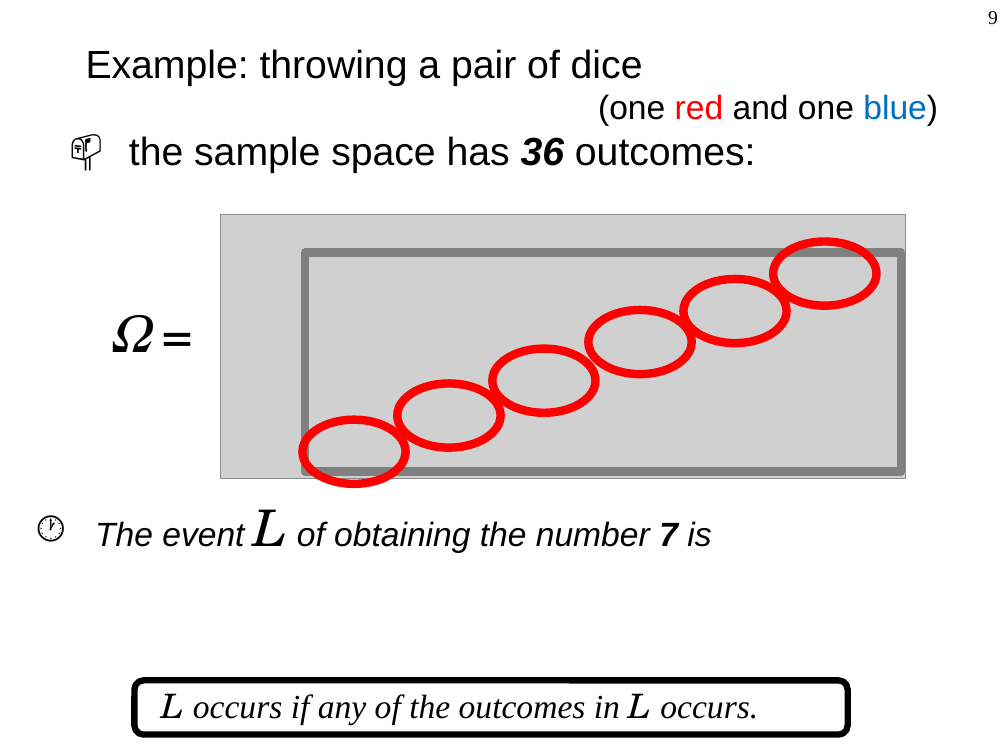
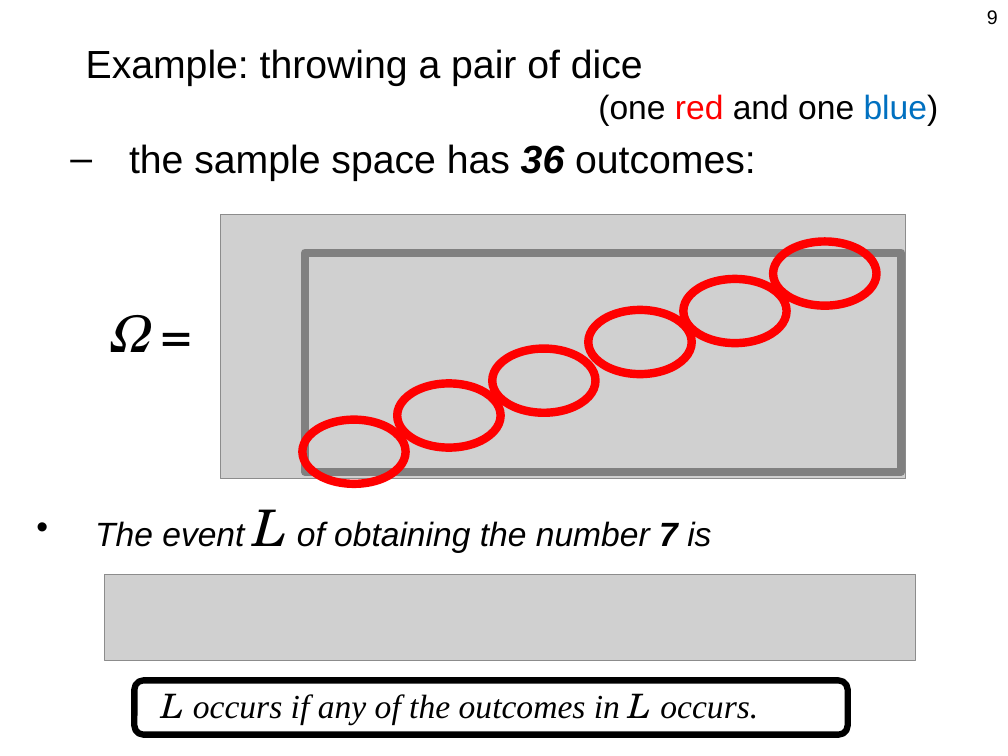
Before and after one commit to Berkeley-ME233/Berkeley-ME233.github.io, a slide deck: slide 9 of static/ME233_Sp16_L2_Probability_Intro.pptx. Drawn at 1008x756 pixels with LibreOffice and Linux fonts; fonts in the diff are those of the drawing; grey boxes stand for pictures. Boxes give left, top, right and bottom in pixels: in the first picture for what was removed or moved away, otherwise in the second. Text is boxed around its words. In the diff, an @@ line names an element or a change of style, - is before the commit and + after.

```diff
--- a/static/ME233_Sp16_L2_Probability_Intro.pptx
+++ b/static/ME233_Sp16_L2_Probability_Intro.pptx
@@ page number at box(987, 10, 998, 25): font Times New Roman to Arial @@
@@ text "(one red and one blue)" at box(129, 94, 939, 181): more space between paragraphs; bullet 📫 to – @@
@@ ellipse at box(773, 242, 877, 306): outline #FF0000 6.01 pt to #FF0000 6 pt @@
@@ text "The event L of obtaining ..." at box(95, 509, 711, 553): bullet 🕐 to •; more space between paragraphs @@
@@ picture added at box(105, 575, 916, 660) @@
```
Also in this commit, not shown: 62 other slides changed, 2 other files.
